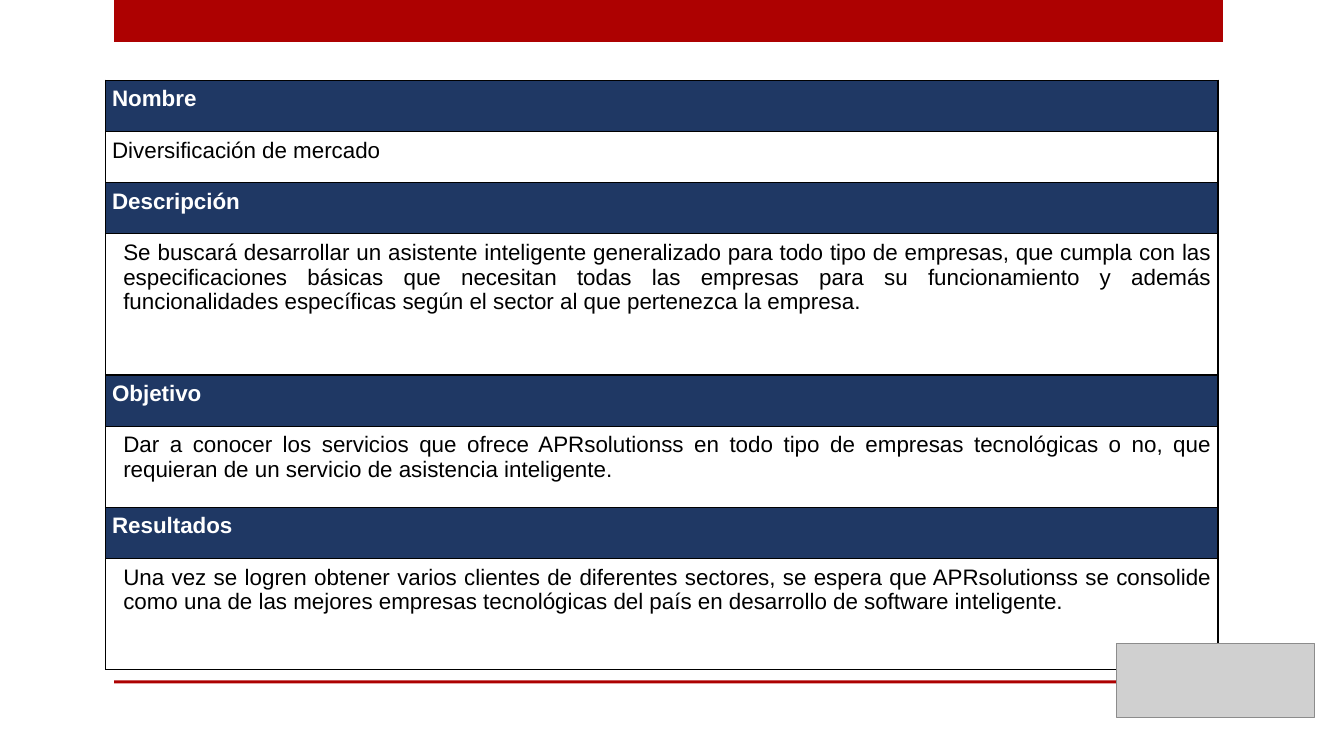
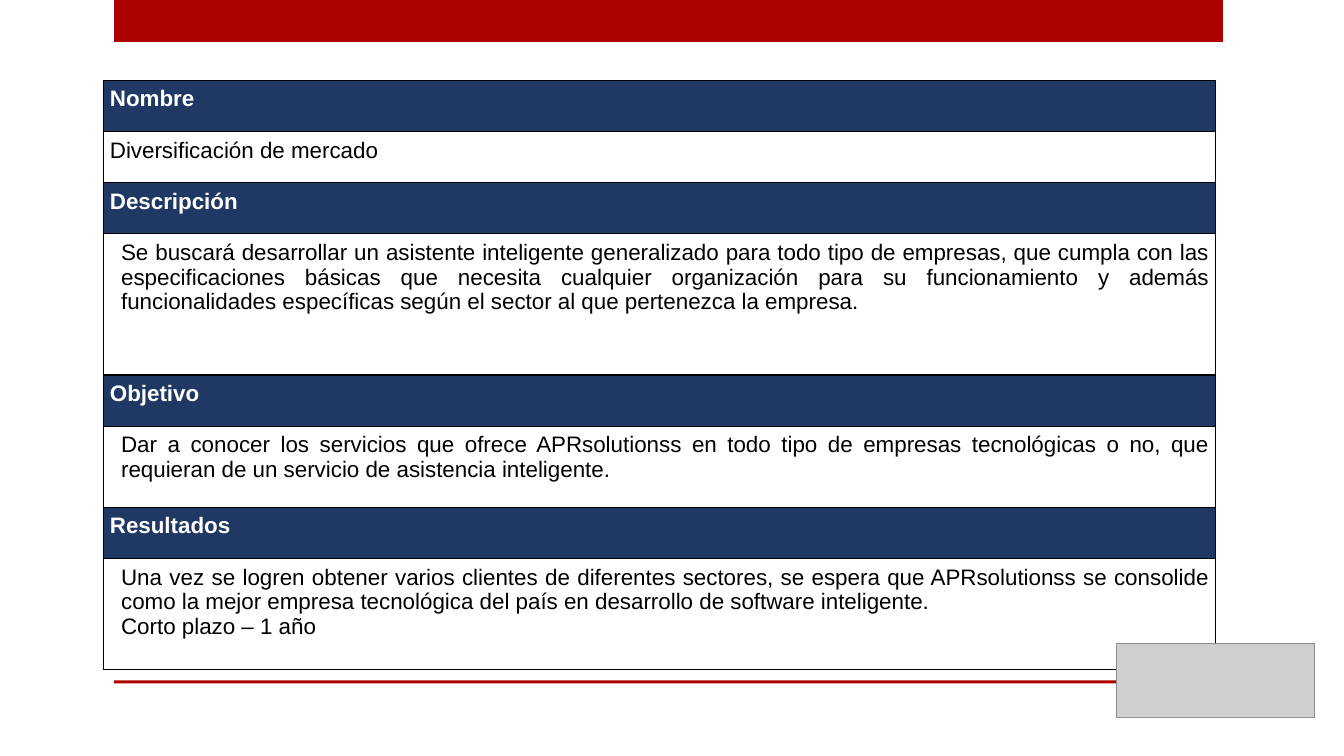
Before and after one commit to Manny2296/AE-APRSOLUTIONSS, a slide deck: slide 14 of co.AE_APRSOLUTIONSS/Presentation/APR Solutionss presentacion.pptx (slide 16 before the commit). Drawn at 1344x756 pixels with LibreOffice and Linux fonts; fonts in the diff are those of the drawing; grey boxes stand for pictures; background and template pictures are left out. Boxes give left, top, right and bottom in pixels: in the first picture for what was removed or moved away, otherwise in the second. Text is boxed around its words. In the diff, an @@ line names an element or a change of style, - is before the commit and + after.

```diff
--- a/co.AE_APRSOLUTIONSS/Presentation/APR Solutionss presentacion.pptx
+++ b/co.AE_APRSOLUTIONSS/Presentation/APR Solutionss presentacion.pptx
@@ table at (x1=104, y1=81, x2=1217, y2=670) @@
-row 4, column 1: Se buscará desarrollar un asistente inteligente generalizado para todo tipo de empresas, que cumpla con las especificaciones básicas que necesitan todas las empresas para su funcionamiento y además funcionalidades específicas según el sector al que pertenezca la empresa.
+row 4, column 1: Se buscará desarrollar un asistente inteligente generalizado para todo tipo de empresas, que cumpla con las especificaciones básicas que necesita cualquier organización para su funcionamiento y además funcionalidades específicas según el sector al que pertenezca la empresa.
-row 8, column 1: Una vez se logren obtener varios clientes de diferentes sectores, se espera que APRsolutionss se consolide como una de las mejores empresas tecnológicas del país en desarrollo de software inteligente.
+row 8, column 1: Una vez se logren obtener varios clientes de diferentes sectores, se espera que APRsolutionss se consolide como la mejor empresa tecnológica del país en desarrollo de software inteligente. / Corto plazo – 1 año
```
Also in this commit, not shown: 4 other slides changed, 4 slides added, 2 slides removed, 35 other files.
